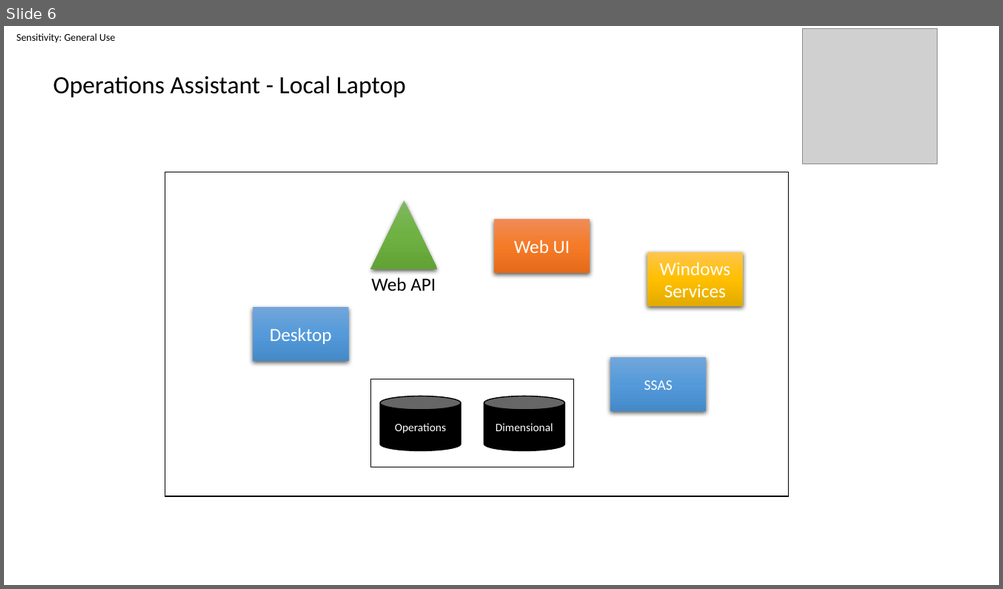
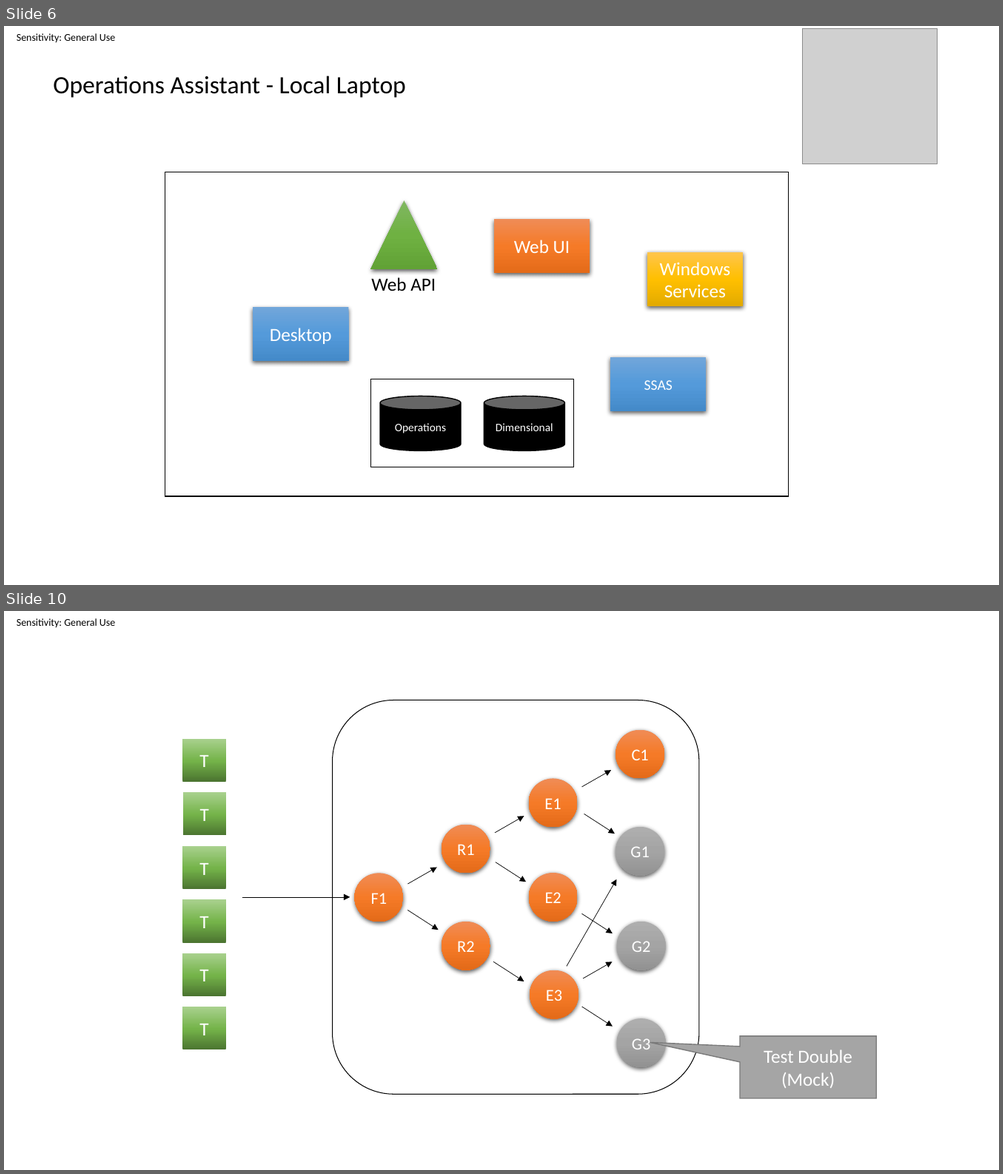
Before and after one commit to linus123/linus123.github.io, a slide deck: src/TestingDeveloper/GettingStarted.pptx. Shown one above the other, each under a label of ours: slide 6 before the commit, slides 6 and 10 after it; the slides between them are not shown. The pictures are 1003x589 and 1003x1174 pixels, drawn with LibreOffice and Linux fonts; fonts in the diff are those of the drawing; grey boxes stand for pictures. Boxes give left, top, right and bottom in pixels: in the first picture for what was removed or moved away, otherwise in the second. Text is boxed around its words. In the diff, an @@ line names an element or a change of style, - is before the commit and + after.

```diff
--- a/src/TestingDeveloper/GettingStarted.pptx
+++ b/src/TestingDeveloper/GettingStarted.pptx
@@ slide 10 added at [4,611,999,1170], background #FFFFFF; not listed: 1 template element that a slide beside it also shows @@
@@ rounded rectangle added at [333,701,699,1095], outline #000000 0.75 pt @@
@@ rectangle added at [183,738,226,782], fill gradient #4B7430 to #74B349 to #A9D18E, 18 pt, text #FFFFFF @@
+T
@@ ellipse added at [616,729,664,778], fill gradient #F18C57 to #F67B28 to #E56C19, 16 pt, text #FFFFFF @@
+C1
@@ ellipse added at [529,779,577,827], fill gradient #F18C57 to #F67B28 to #E56C19, 16 pt, text #FFFFFF @@
+E1
@@ arrow added from (581, 787) to (612, 770), #000000 0.5 pt @@
@@ rectangle added at [183,792,226,835], fill gradient #4B7430 to #74B349 to #A9D18E, 18 pt, text #FFFFFF @@
+T
@@ ellipse added at [441,824,489,873], fill gradient #F18C57 to #F67B28 to #E56C19, 16 pt, text #FFFFFF @@
+R1
@@ arrow added from (495, 832) to (524, 816), #000000 0.5 pt @@
@@ arrow added from (583, 814) to (614, 834), #000000 0.5 pt @@
@@ ellipse added at [616,827,664,876], fill gradient #AFAFAF to #A5A5A5 to #939393, 16 pt, text #FFFFFF @@
+G1
@@ rectangle added at [183,846,226,889], fill gradient #4B7430 to #74B349 to #A9D18E, 18 pt, text #FFFFFF @@
+T
@@ ellipse added at [355,874,403,922], fill gradient #F18C57 to #F67B28 to #E56C19, 16 pt, text #FFFFFF @@
+F1
@@ arrow added from (407, 884) to (437, 868), #000000 0.5 pt @@
@@ arrow added from (495, 863) to (526, 882), #000000 0.5 pt @@
@@ ellipse added at [529,873,577,921], fill gradient #F18C57 to #F67B28 to #E56C19, 16 pt, text #FFFFFF @@
+E2
@@ arrow added from (242, 897) to (350, 897), #000000 0.5 pt @@
@@ arrow added from (566, 967) to (617, 880), #000000 0.5 pt @@
@@ rectangle added at [183,900,226,943], fill gradient #4B7430 to #74B349 to #A9D18E, 18 pt, text #FFFFFF @@
+T
@@ arrow added from (407, 910) to (438, 931), #000000 0.5 pt @@
@@ ellipse added at [441,921,489,970], fill gradient #F18C57 to #F67B28 to #E56C19, 16 pt, text #FFFFFF @@
+R2
@@ arrow added from (581, 914) to (612, 934), #000000 0.5 pt @@
@@ ellipse added at [617,921,665,970], fill gradient #AFAFAF to #A5A5A5 to #939393, 16 pt, text #FFFFFF @@
+G2
@@ rectangle added at [183,954,226,997], fill gradient #4B7430 to #74B349 to #A9D18E, 18 pt, text #FFFFFF @@
+T
@@ arrow added from (493, 963) to (524, 982), #000000 0.5 pt @@
@@ arrow added from (583, 979) to (612, 963), #000000 0.5 pt @@
@@ ellipse added at [530,971,578,1019], fill gradient #F18C57 to #F67B28 to #E56C19, 16 pt, text #FFFFFF @@
+E3
@@ rectangle added at [183,1007,226,1051], fill gradient #4B7430 to #74B349 to #A9D18E, 18 pt, text #FFFFFF @@
+T
@@ arrow added from (581, 1007) to (612, 1027), #000000 0.5 pt @@
@@ ellipse added at [617,1019,665,1068], fill gradient #AFAFAF to #A5A5A5 to #939393, 16 pt, text #FFFFFF @@
+G3
@@ speech box added at [740,1037,876,1099], fill #A5A5A5, outline #7A7A7A 1 pt, 18 pt, text #FFFFFF @@
+Test Double
+(Mock)
```
Also in this commit, not shown: 3 other slides added, 7 other files.
